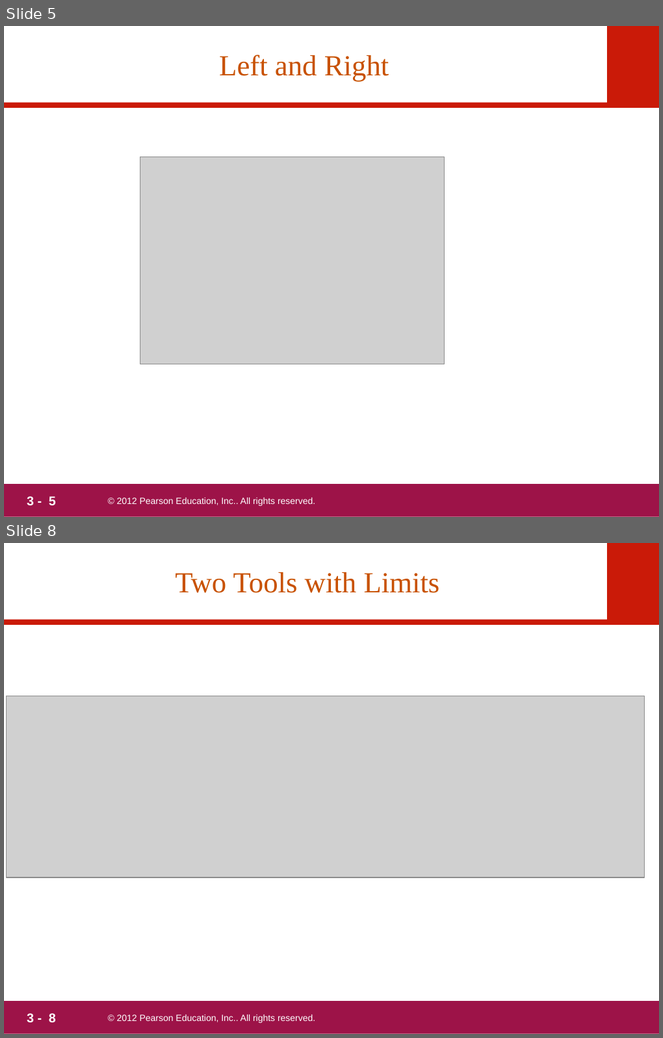
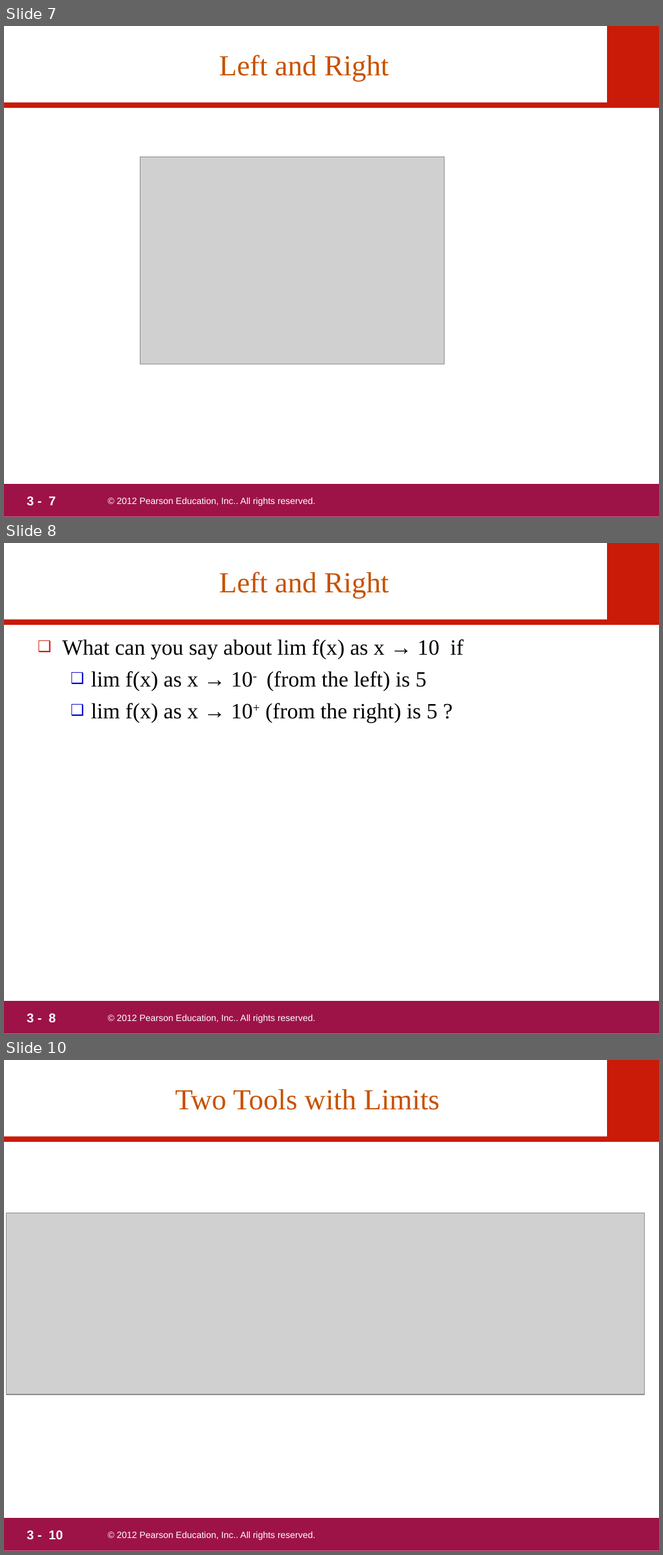
Before and after one commit to marksibrahim/calculus_site, a slide deck: materials/chapter_3.ppt. Shown one above the other, each under a label of ours: slides 5 and 8 before the commit, slides 7, 8 and 10 after it; the slides between them are not shown. The pictures are 663x1038 and 663x1555 pixels, drawn with LibreOffice and Linux fonts; fonts in the diff are those of the drawing; grey boxes stand for pictures; background and template pictures are left out. Boxes give left, top, right and bottom in pixels: in the first picture for what was removed or moved away, otherwise in the second. Text is boxed around its words. In the diff, an @@ line names an element or a change of style, - is before the commit and + after.

```diff
--- a/materials/chapter_3.ppt
+++ b/materials/chapter_3.ppt
@@ slide 8 added at box(4, 543, 659, 1034), background #FFFFFF; not listed: 5 template elements that a slide beside it also shows @@
@@ title added at box(219, 572, 389, 599), 32 pt, text #C85100 @@
+Left and Right
@@ text added at box(62, 639, 464, 722), 24 pt, text #000000 @@
+❑ What can you say about lim f(x) as x → 10 if
+  ❑ lim f(x) as x → 10- (from the left) is 5
+  ❑ lim f(x) as x → 10+ (from the right) is 5 ?
@@ what was slide 5 is now slide 7 @@
@@ page number at box(27, 497, 56, 506): text changed @@
-3 - 5
+3 - 7
@@ what was slide 8 is now slide 10 @@
@@ page number at box(27, 1531, 63, 1540): text changed @@
-3 - 8
+3 - 10
```
Also in this commit, not shown: 2 other slides added, 1 other file.
